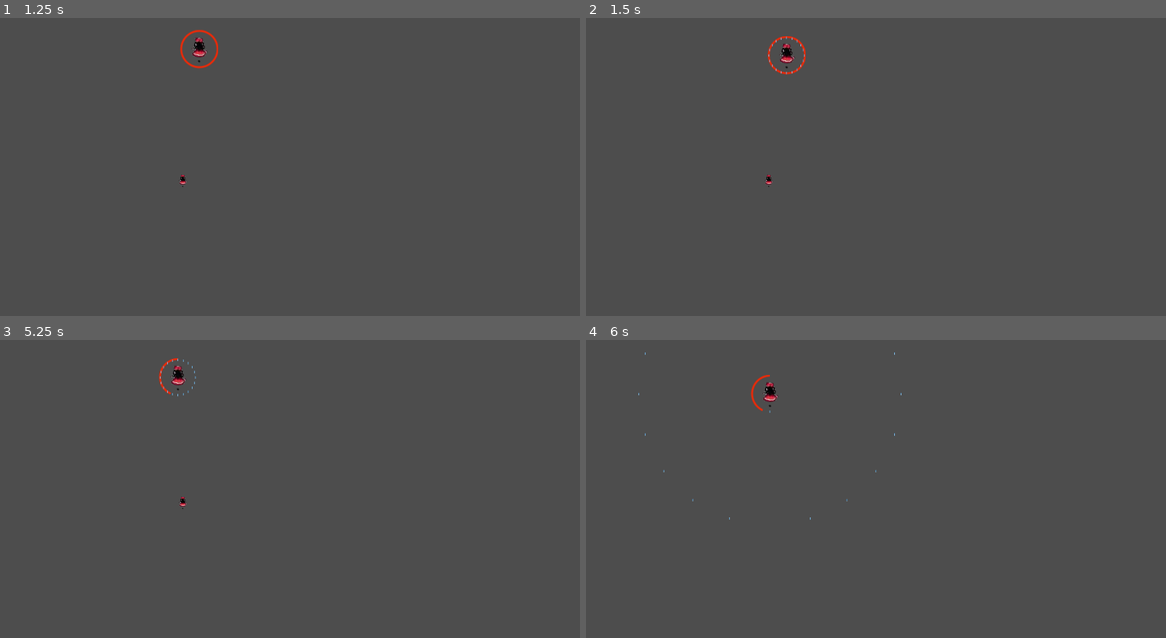
Above: before the commit, frames 1-4 (two rows, left to right).
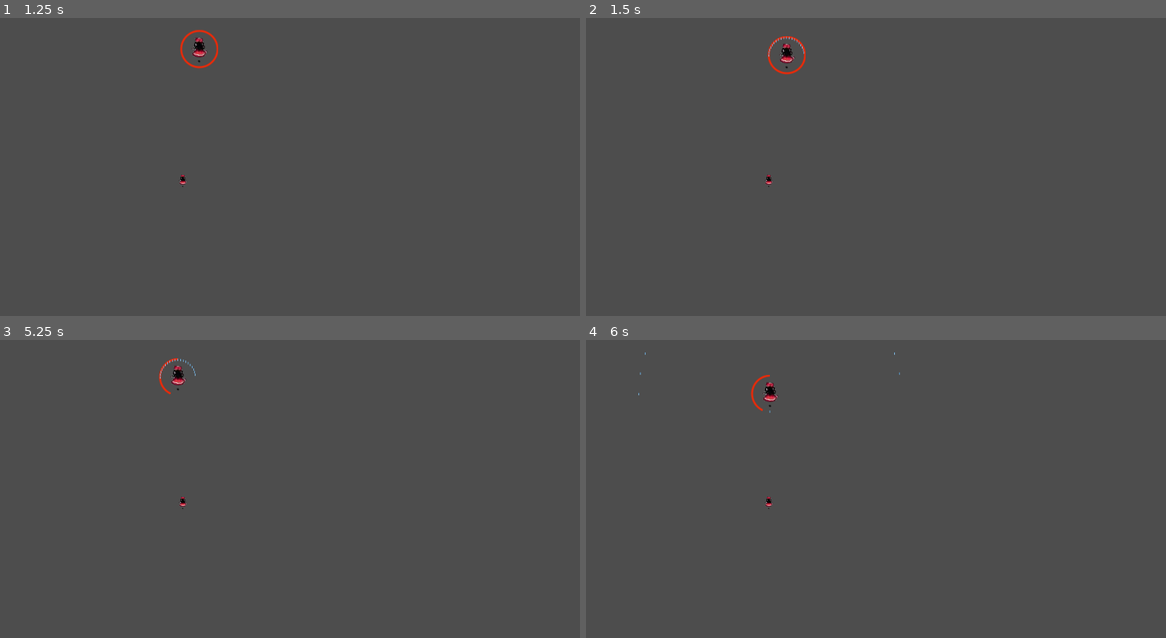
Above: after the commit, the same moments.

Repository: GraulierBrice/PhantasmagoriaShowdown
Game: Godot game, scene res://main_scene.tscn
Two runs of this game, one before a commit and one after it. Both use one fixed random seed, a clock stepped at 60 frames per second and the inputs below.
Inputs:
- Up to frame 1 (1.25 s): tap Enter at 0.5 s; hold D (boss_right) from 0.53 s (still down); hold Shift (focus) from 0.53 s (still down)
- Up to frame 2 (1.5 s): release D (boss_right) at 1.28 s; release Shift (focus) at 1.28 s; hold S (boss_down) from 1.28 s (still down); tap 1 (pattern_1) at 1.35 s
- Up to frame 3 (5.25 s): release S (boss_down) at 2.03 s; hold D (boss_right) 2.03-2.78 s; tap 2 (pattern_2) at 2.1 s; hold W (boss_up) 2.78-3.53 s; tap 3 (pattern_3) at 2.85 s; hold Z (shoot) 3.53-4.28 s; hold A (boss_left) 3.53-5.03 s; tap Shift (focus) at 4.35 s; hold S (boss_down) from 5.03 s (still down); tap 1 (pattern_1) at 5.1 s
- Up to frame 4 (6 s): release S (boss_down) at 5.78 s; hold D (boss_right) from 5.78 s (still down); tap 2 (pattern_2) at 5.85 s

Frame 1 is identical in both runs. In frame 2, less than 0.1% of the frame differs, in the area x 31-38%, y 6-20%; in frame 3, less than 0.1%; in frame 4, less than 0.1%, in the area x 9-55%, y 10-61%.

Commit message:
Pattern arc more flexible than ring
- Abstracted ring into arc with:
  angle
  delay
  turn way: Global Enum Eturn

Diff:
--- a/Globals.gd
+++ b/Globals.gd
@@ -1,3 +1,4 @@
 extends Node
 
 enum EFaction { NONE, HEROINE, BOSS}
+enum ETurn { CLOCKWISE = 1, COUNTERCLOCKWISE = -1 }
--- /dev/null
+++ b/Scenes/Patterns/PatternArc.tscn
@@ -0,0 +1,11 @@
+[gd_scene load_steps=3 format=3 uid="uid://dy537eafk007a"]
+
+[ext_resource type="PackedScene" uid="uid://cv7gqmok8a7ju" path="res://Scenes/Patterns/PatternBullet.tscn" id="1_j1xqb"]
+[ext_resource type="Script" uid="uid://cgpifw3llpn2v" path="res://Scenes/Patterns/pattern_arc.gd" id="2_nw764"]
+
+[node name="PatternArc" instance=ExtResource("1_j1xqb")]
+script = ExtResource("2_nw764")
+bullet_count = 20
+angle_range = 180.0
+delay = 0.0
+turn = 1
--- a/Scenes/Patterns/PatternManager.tscn
+++ b/Scenes/Patterns/PatternManager.tscn
@@ -1,7 +1,7 @@
 [gd_scene load_steps=4 format=3 uid="uid://cfqxtwk5x2yhd"]
 
 [ext_resource type="Script" uid="uid://b0l0y4r1uvr6j" path="res://Scenes/Patterns/pattern_manager.gd" id="1_qus2f"]
-[ext_resource type="PackedScene" uid="uid://dy537eafk007a" path="res://Scenes/Patterns/PatternRing.tscn" id="2_qyi5i"]
+[ext_resource type="PackedScene" uid="uid://dy537eafk007a" path="res://Scenes/Patterns/PatternArc.tscn" id="2_qyi5i"]
 [ext_resource type="PackedScene" uid="uid://cv7gqmok8a7ju" path="res://Scenes/Patterns/PatternBullet.tscn" id="3_2wlhf"]
 
 [node name="PatternManager" type="Node"]
--- a/Scenes/Patterns/PatternRing.tscn
+++ /dev/null
@@ -1,8 +0,0 @@
-[gd_scene load_steps=3 format=3 uid="uid://dy537eafk007a"]
-
-[ext_resource type="Script" uid="uid://cgpifw3llpn2v" path="res://Scenes/Patterns/pattern_ring.gd" id="1_2khla"]
-[ext_resource type="PackedScene" uid="uid://cv7gqmok8a7ju" path="res://Scenes/Patterns/PatternBullet.tscn" id="1_m81la"]
-
-[node name="PatternRing" instance=ExtResource("1_m81la")]
-script = ExtResource("1_2khla")
-bullet_count = 20
--- a/Scenes/Patterns/pattern_ring.gd
+++ b/Scenes/Patterns/pattern_arc.gd
@@ -1,6 +1,7 @@
 @tool
 extends PatternBullet
 
+class_name PatternArc
 
 @export var bullet_count: int = 20:
 	set(new_count):
@@ -8,18 +9,21 @@
 		if Engine.is_editor_hint() and can_preview:
 			preview()
 
+@export var angle_range: float = 180
+@export var delay: float = 0.1
+@export var turn:Globals.ETurn = Globals.ETurn.CLOCKWISE
+
 
 func execute(pattern_owner):
-	var center = pattern_owner.global_position
-
 	for i in range(bullet_count):
-		var angle = (TAU / bullet_count) * i
+		var angle = (deg_to_rad(angle_range) / bullet_count) * i * turn
 
 		# Give velocity in direction
 		var dir = Vector2(cos(angle), sin(angle))
 		var bullet = spawn_bullet(dir)
+		if delay > 0:
+			await get_tree().create_timer(delay).timeout
 		add_child.call_deferred(bullet)
-
 
 func preview():
 	if owner == get_tree().edited_scene_root:
@@ -32,12 +36,15 @@
 
 		## Create bullets
 		for i in range(bullet_count):
-			var angle = (TAU / bullet_count) * i
+			var angle = (deg_to_rad(angle_range) / bullet_count) * i * turn
 			var dir = Vector2(cos(angle), sin(angle))
 
 			var bullet = spawn_bullet(dir)
 			add_child(bullet)
 			bullet.owner =  get_tree().edited_scene_root
+			if delay > 0:
+				await get_tree().create_timer(delay).timeout
+
 
 		timer.start()
 	pass
Renamed: Scenes/Patterns/pattern_ring.gd.uid -> Scenes/Patterns/pattern_arc.gd.uid
